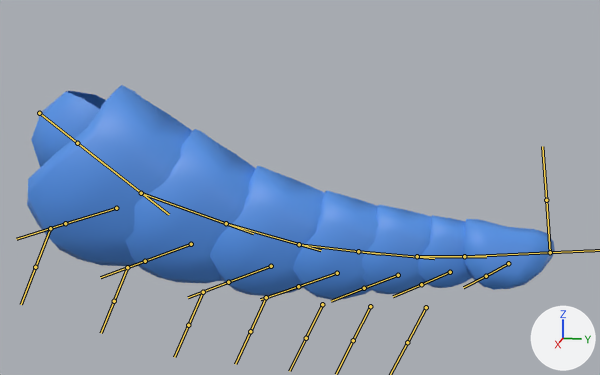
The FBX model Assets/Models/Shrimp/Cherry/Shrimp_Tail_Cherry.fbx, before and after one commit.
Both versions are drawn from a 50 mm lens placed at (2.104, 1.156, 0.35), pointed at (-0.006, 0.734, -0.177). Arrows for +X, +Y and +Z are at lower right; the lights stay in place. Both versions are drawn at frame 260 of the action 'Tail|TailAction.001'; the numbers are the values there. The bones that bend it are drawn over the model as lines.

Names of what the first picture shows: 'Tail_end_low', 'Tail_low.001', 'Tail_low.002', 'Tail_low.003', 'Tail_low.004', 'Tail_low.005', 'Tail_low.006', 'guts_low'.
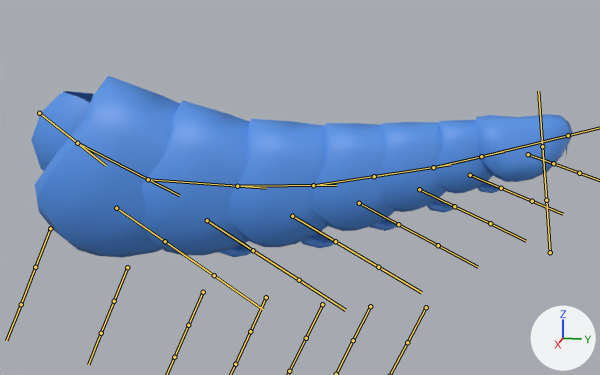
What differs and where, as boxes (x1, y1, x2, y2) in the pictures (600 x 375 px):
'Tail_low.001', posed: before (27, 85, 192, 267); after (35, 76, 180, 258)
'Tail_low.002', posed: before (125, 129, 255, 283); after (141, 100, 250, 255)
'Tail_low.003', posed: before (210, 166, 325, 296); after (227, 119, 327, 247)
'Tail_low.004', posed: before (293, 190, 379, 299); after (311, 123, 395, 231)
'Tail_end_low', posed (7% wider): before (464, 219, 555, 290); after (476, 114, 573, 182)
'Tail_low.005', posed: before (362, 205, 431, 294); after (378, 122, 446, 212)
'Tail_low.006', posed (9% wider): before (418, 215, 471, 288); after (435, 120, 493, 193)
'guts_low', posed: before (31, 91, 106, 167); after (31, 91, 568, 171)
'swimeret_low.004', posed (not visible before): after (427, 199, 455, 213)
'swimeret_low.005', posed (not visible before): after (477, 182, 501, 193)
bone 'Tail.002', root to tip: before (77, 143) to (169, 214); after (77, 143) to (179, 195)
bone 'Tail.003', root to tip: before (141, 193) to (253, 233); after (148, 179) to (266, 188)
bone 'Tail.005', root to tip: before (299, 244) to (380, 254); after (313, 185) to (395, 173)
bone 'Tail.006', root to tip: before (358, 251) to (434, 258); after (374, 176) to (451, 164)
bone 'Tail.007', root to tip: before (417, 256) to (486, 256); after (433, 167) to (503, 151)
bone 'Swimeret.006', root to tip: before (508, 263) to (486, 276); after (528, 154) to (553, 163)
bone 'Swimeret.005', root to tip: before (450, 272) to (421, 284); after (470, 175) to (501, 188)
bone 'Swimeret.004', root to tip: before (398, 275) to (364, 288); after (419, 189) to (454, 206)
bone 'Swimeret.003', root to tip: before (337, 273) to (298, 286); after (359, 203) to (398, 224)
bone 'Swimeret.002', root to tip: before (271, 266) to (228, 282); after (292, 216) to (335, 241)
bone 'Swimeret.001', root to tip: before (191, 244) to (145, 261); after (207, 220) to (253, 250)
bone 'Swimeret', root to tip: before (116, 208) to (65, 223); after (116, 208) to (165, 241)

The edits, one by one:
Bone 'Tail.002' (bone_tail_002) turns from (-12, 0, 0) to (0, 0, 0) degrees about its own x, y and z.
Bone 'Tail.003' (bone_tail_003) turns from (-4, 0, 0) to (0, 0, 0) degrees about its own x, y and z.
Bone 'Tail.005' (bone_tail_005) turns from (1, 0, 0) to (0, 0, 0) degrees about its own x, y and z.
Bone 'Tail.006' (bone_tail_006) turns from (2, 0, 0) to (0, 0, 0) degrees about its own x, y and z.
Bone 'Tail.007' (bone_tail_007) turns from (2, 0, 0) to (0, 0, 0) degrees about its own x, y and z.
Bone 'Swimeret.006' (bone_swimeret_006) turns from (-61, 0, 0) to (56, 0, 0) degrees about its own x, y and z.
Bone 'Swimeret.005' (bone_swimeret_005) turns from (-64, 0, 0) to (53, 0, 0) degrees about its own x, y and z.
Bone 'Swimeret.004' (bone_swimeret_004) turns from (-65, 0, 0) to (50, 0, 0) degrees about its own x, y and z.
Bone 'Swimeret.003' (bone_swimeret_003) turns from (-66, 0, 0) to (47, 0, 0) degrees about its own x, y and z.
Bone 'Swimeret.002' (bone_swimeret_002) turns from (-66, 0, 0) to (45, 0, 0) degrees about its own x, y and z.
Bone 'Swimeret.001' (bone_swimeret_001) turns from (-71, 0, 0) to (43, 0, 0) degrees about its own x, y and z.
Bone 'Swimeret' (bone_swimeret) turns from (-87, 0, 0) to (41, 0, 0) degrees about its own x, y and z.
